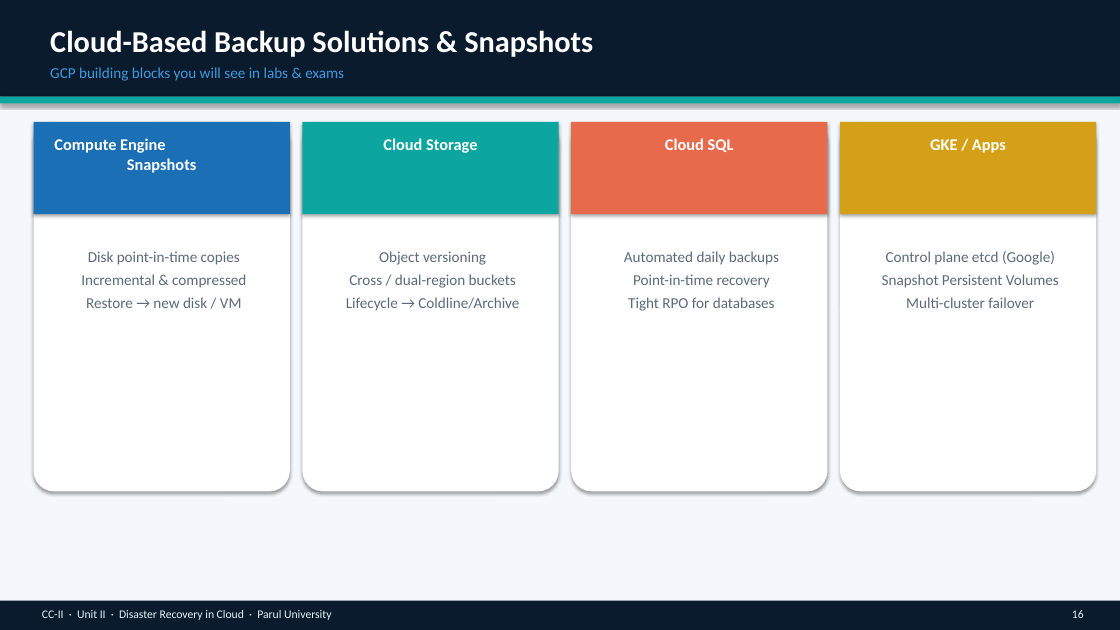
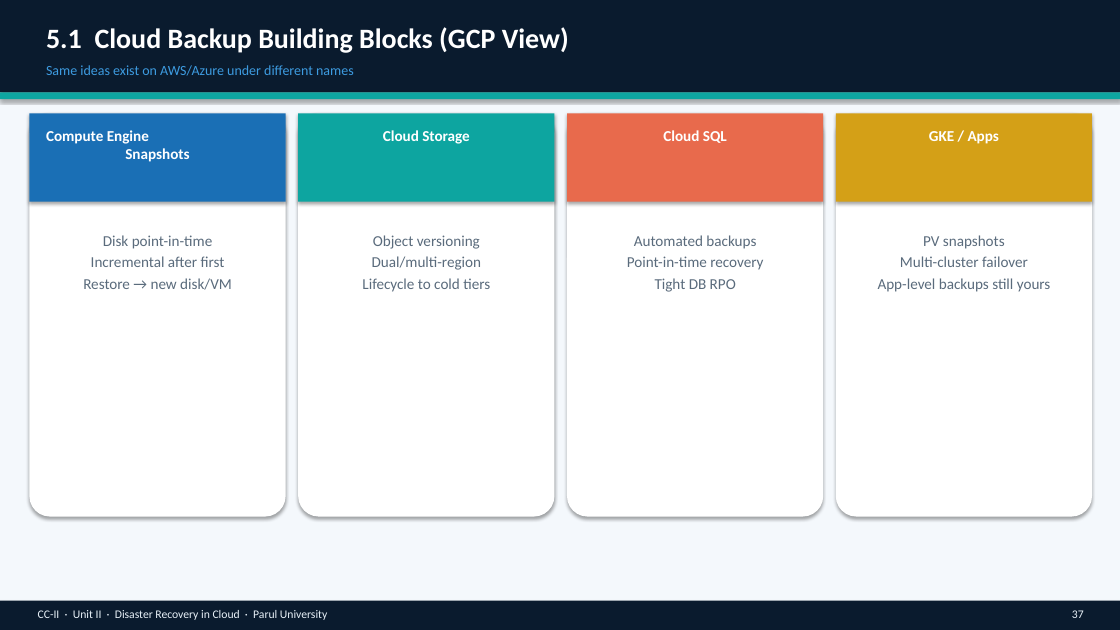
Before and after one commit to professorbhakta/cloud-II, a slide deck: slide 37 of ppt/CC-II-Unit-II-Disaster-Recovery-in-Cloud.pptx (slide 16 before the commit). Drawn at 1120x630 pixels with LibreOffice and Linux fonts; fonts in the diff are those of the drawing. Boxes give left, top, right and bottom in pixels: in the first picture for what was removed or moved away, otherwise in the second. Text is boxed around its words. In the diff, an @@ line names an element or a change of style, - is before the commit and + after.

```diff
--- a/ppt/CC-II-Unit-II-Disaster-Recovery-in-Cloud.pptx
+++ b/ppt/CC-II-Unit-II-Disaster-Recovery-in-Cloud.pptx
@@ rectangle: place and size @@
-rectangle at box(0, 0, 1120, 97)
+rectangle at box(0, 0, 1120, 92)
@@ text at box(46, 27, 569, 53): text changed; size 26 to 24 pt @@
-Cloud-Based Backup Solutions & Snapshots
+5.1 Cloud Backup Building Blocks (GCP View)
@@ text at box(46, 65, 354, 76): text changed; size 13 to 12 pt @@
-GCP building blocks you will see in labs & exams
+Same ideas exist on AWS/Azure under different names
@@ rectangle: place and size @@
-rectangle at box(0, 97, 1120, 103)
+rectangle at box(0, 92, 1120, 99)
@@ rounded rectangle: place and size @@
-rounded rectangle at box(34, 122, 290, 492)
+rounded rectangle at box(29, 113, 286, 517)
@@ rounded rectangle: place and size @@
-rounded rectangle at box(302, 122, 559, 492)
+rounded rectangle at box(298, 113, 555, 517)
@@ rounded rectangle: place and size @@
-rounded rectangle at box(571, 122, 828, 492)
+rounded rectangle at box(567, 113, 823, 517)
@@ 4 rectangles: place and size @@
-4 rectangles at box(34, 122, 1096, 214)
+4 rectangles at box(29, 113, 1092, 202)
@@ rounded rectangle: place and size @@
-rounded rectangle at box(840, 122, 1096, 492)
+rounded rectangle at box(836, 113, 1092, 517)
@@ text "Compute Engine Snapshots": place and size @@
-text "Compute Engine Snapshots" at box(54, 138, 197, 173)
+text "Compute Engine Snapshots" at box(46, 130, 189, 162)
@@ text "Cloud Storage": place and size @@
-text "Cloud Storage" at box(383, 138, 477, 153)
+text "Cloud Storage" at box(383, 130, 470, 144)
@@ size 14 to 13 pt; less space between paragraphs in 4 elements at box(46, 130, 189, 162), box(929, 131, 999, 144), box(383, 130, 470, 144), box(663, 130, 727, 143) @@
@@ text "Cloud SQL": place and size @@
-text "Cloud SQL" at box(665, 138, 734, 152)
+text "Cloud SQL" at box(663, 130, 727, 143)
@@ text "GKE / Apps": place and size @@
-text "GKE / Apps" at box(930, 139, 1006, 153)
+text "GKE / Apps" at box(929, 131, 999, 144)
@@ text at box(83, 235, 232, 290): text changed @@
-Disk point-in-time copies
-Incremental & compressed
-Restore → new disk / VM
+Disk point-in-time
+Incremental after first
+Restore → new disk/VM
@@ text "Object versioning": place and size @@
-text "Object versioning" at box(346, 251, 519, 311)
+text "Object versioning" at box(362, 235, 490, 292)
@@ text at box(373, 235, 480, 249): less space between paragraphs @@
@@ text "Automated backups": place and size @@
-text "Automated backups" at box(624, 251, 779, 311)
+text "Automated backups" at box(627, 235, 763, 292)
@@ text at box(634, 235, 756, 249): text changed @@
-Automated daily backups
+Automated backups
@@ text "PV snapshots": place and size @@
-text "PV snapshots" at box(882, 251, 1059, 308)
+text "PV snapshots" at box(878, 235, 1051, 292)
@@ text at box(923, 235, 1005, 249): text changed @@
-Control plane etcd (Google)
-Snapshot Persistent Volumes
+PV snapshots
@@ text at box(362, 256, 490, 292): text changed @@
-Cross / dual-region buckets
-Lifecycle → Coldline/Archive
+Dual/multi-region
+Lifecycle to cold tiers
@@ text at box(627, 256, 763, 270): less space between paragraphs @@
@@ text at box(900, 256, 1028, 267): less space between paragraphs @@
@@ text at box(655, 278, 736, 292): text changed @@
-Tight RPO for databases
+Tight DB RPO
@@ text at box(878, 278, 1051, 292): paragraph added @@
+App-level backups still yours
@@ text "CC-II · Unit II · ..." at box(38, 610, 327, 620): less space between paragraphs @@
@@ text at box(1072, 610, 1084, 618): text changed @@
-16
+37
```
Also in this commit, not shown: 18 other slides changed, 39 slides added, 9 slides removed, 2 other files.
